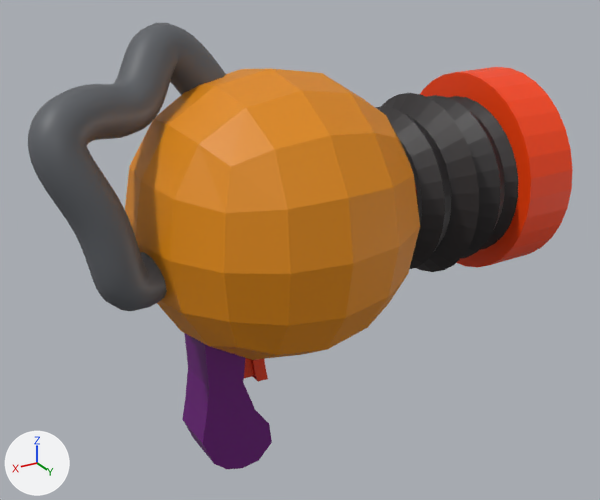
Before and after pictures for a commit that changed the Blender file Introdução ao Blender 2.8 - Modelagem poligonal/arma.blend.
Rendered twice from a camera (50 mm lens) standing at (6.26, 10.15, 7.38) and looking at (0.14, -0.04, 2.29). Every picture has the same lights, and +X, +Y and +Z are marked at lower left.
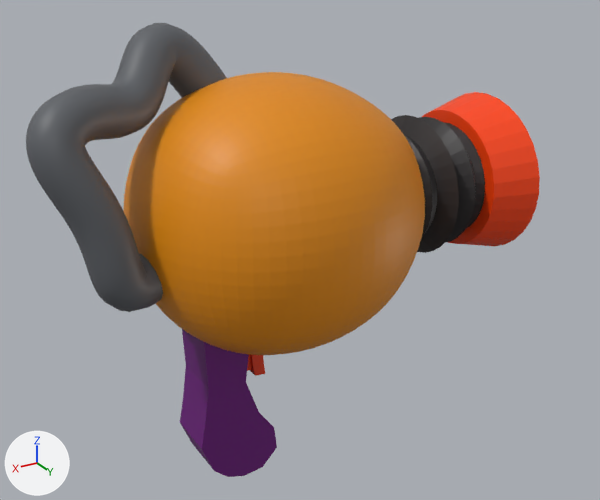
Commit message: (Introdução ao Blender 2.8: Modelagem poligonal) Trabalhando no corpo da arma: Modelando corpo esférico

Where the change shows, as pixel boxes (x1, y1, x2, y2) in the pictures (600 x 500 px; the box of a moved part takes in the faces that stretch with it):
'Cube', reshaped, turned, rescaled
    before: (125, 69, 420, 360)
    after: (124, 72, 425, 355)
'NurbsPath', moved
    before: (28, 23, 226, 311)
    after: (26, 23, 227, 312)
'Cylinder.001', reshaped, moved, rescaled (25% narrower, 23% shorter)
    before: (415, 67, 573, 268)
    after: (422, 92, 540, 246)
'Cylinder', reshaped, moved, rescaled (34% narrower, 23% shorter)
    before: (375, 93, 518, 272)
    after: (391, 115, 485, 253)
'Cube.002', moved, rescaled (8% wider, 9% taller)
    before: (182, 333, 272, 469)
    after: (180, 329, 277, 477)
'Cube.003', moved, turned
    before: (244, 358, 268, 381)
    after: (247, 354, 265, 376)
part 2 of me_cylinder, moved or reshaped
    before: (416, 96, 518, 250)
    after: (443, 122, 485, 229)
part 3 of me_cylinder, moved or reshaped
    before: (381, 93, 479, 272)
    after: (391, 115, 459, 253)
part 4 of me_cylinder, moved or reshaped
    before: (418, 95, 505, 259)
    after: (419, 117, 475, 243)

The change, as a list of edits to the scene's bpy script:
```text
Change me_cube:
    used by ob_cube; location = (0.65, 0.0, 3.01); scale = (2.55, 2.55, 2.55)
    remove me_cube.from_pydata(...)  # 8 vertices, 6 faces; spans x -1.0..1.0, y -1.0..1.0, z -1.0..1.0
    add me_cube.from_pydata(...)  # 178 vertices, 176 faces; spans x -0.84..0.71, y -0.84..0.84, z -0.84..0.84
    me_cube part 1: 8 vertices removed from x -1.0..1.0, y -1.0..1.0, z -1.0..1.0; 178 vertices added at x -0.84..0.71, y -0.84..0.84, z -0.84..0.84
Change me_cylinder:
    where me_cylinder.from_pydata(...)  # 288 vertices, 256 faces; spans x -1.07..1.07, y -1.07..1.07, z -1.0..1.0
    used by ob_cylinder; location = (-2.04, 0.0, 3.0); rotation_euler = (0.0, 1.571, 0.0), in degrees (0, 90, 0); scale = (1.37, 1.41, 1.06)
    me_cylinder part 2: all 32 vertices in x -1.0..1.0, y -1.0..1.0, z -1.0 are scaled about their middle by (0.951, 0.951, 1)
    me_cylinder part 3: all 32 vertices in x -1.07..1.07, y -1.07..1.07, z 0.0 are scaled about their middle by (1.06, 1.06, 1), then moved by (0.0, 0.0, 0.01)
    me_cylinder part 4: all 32 vertices in x -1.0..1.0, y -1.0..1.0, z -0.5 are scaled about their middle by (1.06, 1.06, 1), then moved by (0.0, 0.0, -0.01)
Change me_cylinder_001:
    where me_cylinder_001.from_pydata(...)  # 64 vertices, 34 faces; spans x -1.0..1.0, y -1.0..1.0, z -1.0..1.0
    used by ob_cylinder_001; location = (-3.46, -0.01, 3.04); rotation_euler = (0.0, 1.571, 0.0), in degrees (0, 90, 0); scale = (1.66, 1.61, 0.451)
    me_cylinder_001 part 5: all 32 vertices in x -1.0..1.0, y -1.0..1.0, z 1.0 are scaled about their middle by (0.848, 0.848, 1)
Change ob_cube:
    ob_cube.rotation_euler: (0.0, 0.0, 0.0) -> (0.0, 0.0, 3.142)  # degrees (0, 0, 0) -> degrees (0, 0, 180)
    ob_cube.scale: (2.55, 2.55, 2.55) -> (2.68, 2.55, 2.55)
Change ob_cylinder:
    ob_cylinder.location: (-2.04, 0.0, 3.0) -> (-1.97, 0.0, 3.0)
    ob_cylinder.scale: (1.37, 1.41, 1.06) -> (0.997, 1.02, 0.758)
Change ob_cylinder_001:
    ob_cylinder_001.location: (-3.46, -0.01, 3.04) -> (-3.06, -0.01, 2.99)
    ob_cylinder_001.scale: (1.66, 1.61, 0.451) -> (1.33, 1.37, 0.384)
Change ob_cube_002:
    ob_cube_002.location: (1.73, 0.0, 0.08) -> (1.73, 0.0, 0.06)
    ob_cube_002.scale: (0.374, 1.0, 1.0) -> (0.408, 1.09, 1.09)
Change ob_cube_003:
    ob_cube_003.location: (1.0, 0.04, 0.52) -> (1.03, 0.04, 0.64)
    ob_cube_003.rotation_euler: (0.00534, -0.105, 0.00145) -> (-0.000926, -0.165, 0.00741)  # degrees (0.3, -6, 0.1) -> degrees (-0.1, -9.5, 0.4)
Change ob_nurbspath:
    ob_nurbspath.location: (3.08, -0.05, 4.63) -> (3.1, -0.05, 4.63)
```
